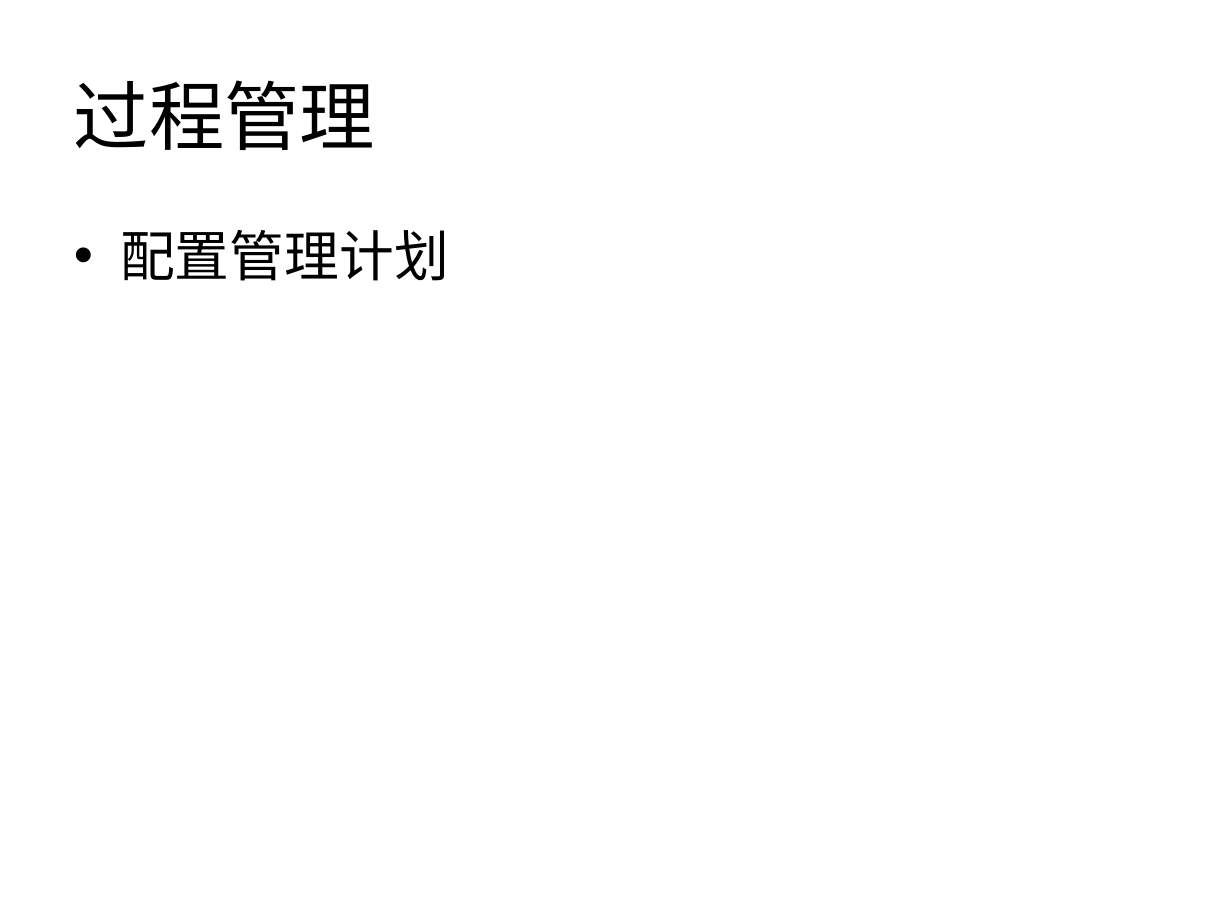
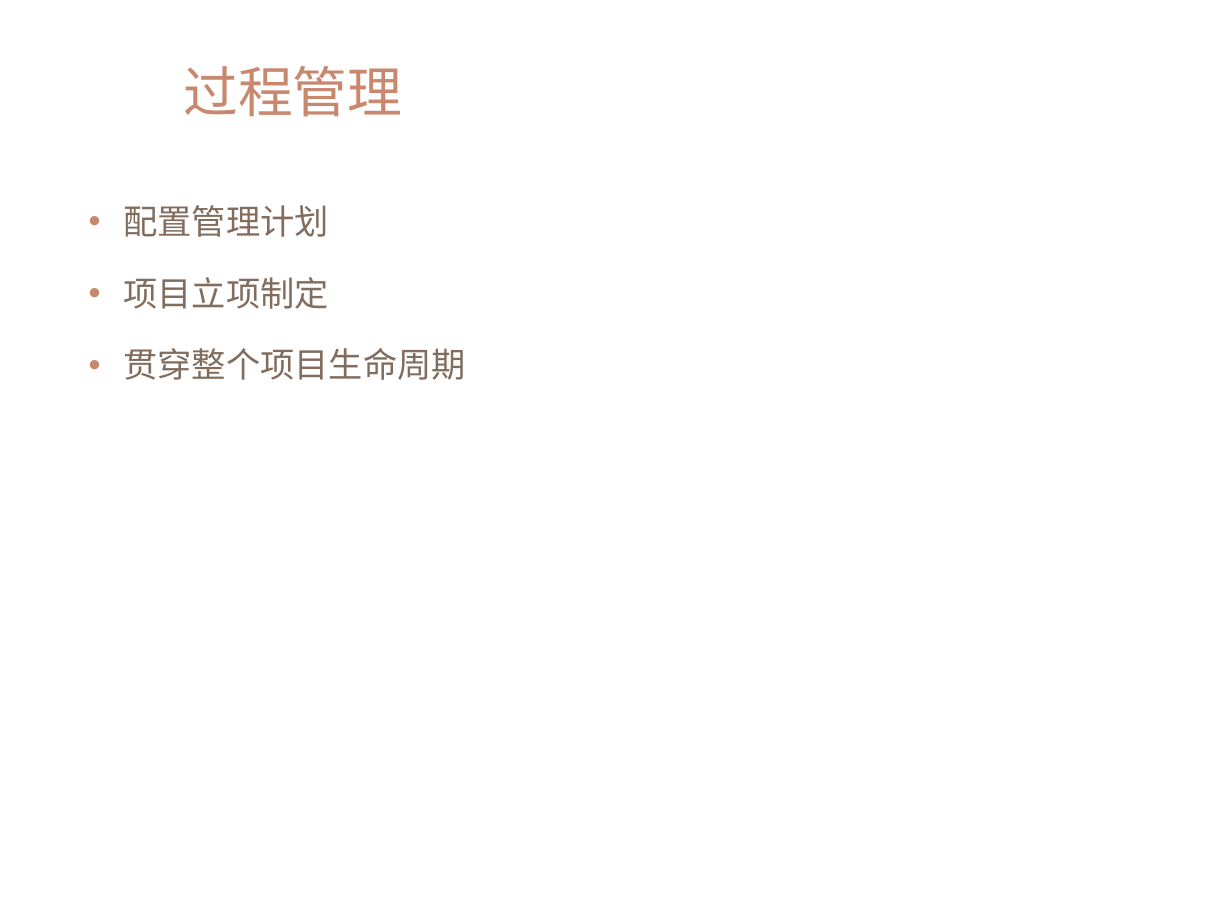
Before and after one commit to xianmomo/demo, a slide deck: slide 11 of 新员工入职指引/配置管理规范及要求.pptx (slide 8 before the commit). Drawn at 1232x924 pixels with LibreOffice and Linux fonts; fonts in the diff are those of the drawing; background and template pictures are left out. Boxes give left, top, right and bottom in pixels: in the first picture for what was removed or moved away, otherwise in the second. Text is boxed around its words. In the diff, an @@ line names an element or a change of style, - is before the commit and + after.

```diff
--- a/新员工入职指引/配置管理规范及要求.pptx
+++ b/新员工入职指引/配置管理规范及要求.pptx
@@ title "过程管理": place and size @@
-title "过程管理" at (74,80,375,150)
+title "过程管理" at (183,66,402,117)
@@ title "过程管理" at (183,66,402,117): size 44 to 32 pt, font Calibri to Arial, text colour #000000 to #C8886E @@
@@ text "配置管理计划": place and size @@
-text "配置管理计划" at (120,230,449,281)
+text "配置管理计划" at (123,205,466,380)
@@ text at (123,205,329,237): size 32 to 20 pt, font Calibri to Arial, text colour #000000 to #816C5D in "配置管理计划"; indent changed; more space between paragraphs @@
@@ text at (123,277,466,380): paragraphs added @@
+• 项目立项制定
+• 贯穿整个项目生命周期
```
Also in this commit, not shown: 8 other slides changed, 5 slides added, 1 slide removed, 1 other file.
